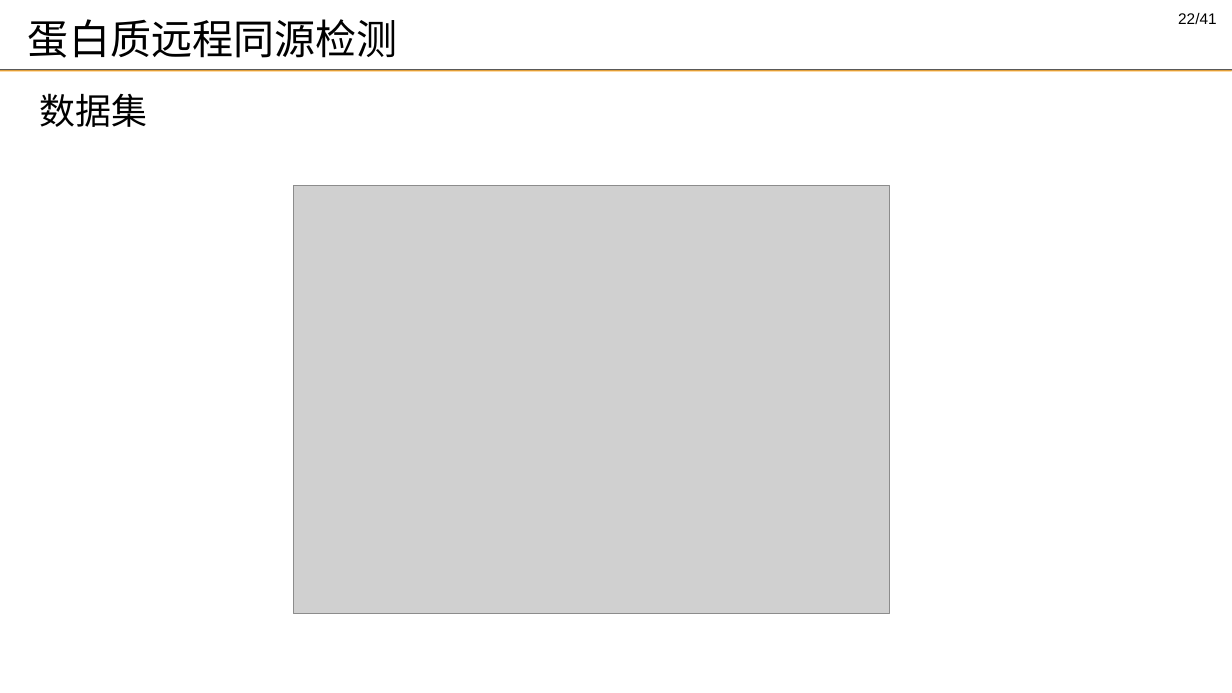
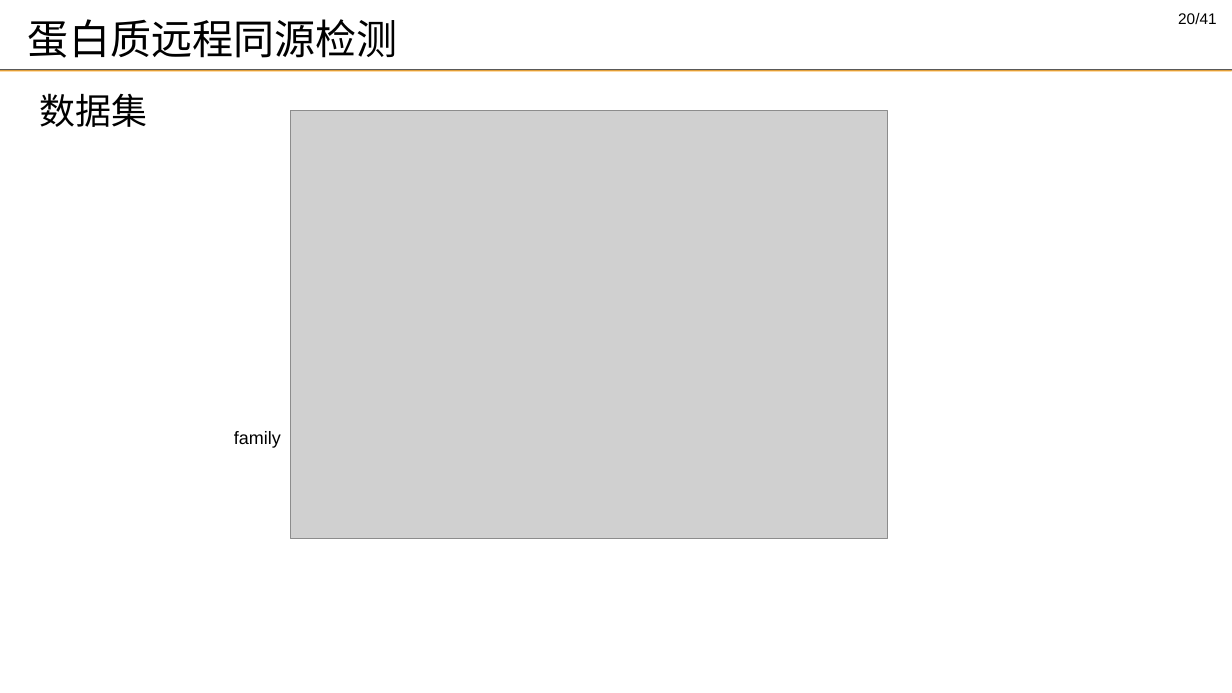
Before and after one commit to DMRookie/finaldesign, a slide deck: slide 20 of 答辩_谢思发_2.pptx (slide 22 before the commit). Drawn at 1232x693 pixels with LibreOffice and Linux fonts; fonts in the diff are those of the drawing; grey boxes stand for pictures; background and template pictures are left out. Boxes give left, top, right and bottom in pixels: in the first picture for what was removed or moved away, otherwise in the second. Text is boxed around its words. In the diff, an @@ line names an element or a change of style, - is before the commit and + after.

```diff
--- a/答辩_谢思发_2.pptx
+++ b/答辩_谢思发_2.pptx
@@ page number at [1178,13,1216,24]: text changed @@
-22/41
+20/41
@@ picture: place and size @@
-picture at [293,186,890,615]
+picture at [291,111,888,540]
@@ text added at [234,431,281,448], 14 pt, text #000000 @@
+family
```
Also in this commit, not shown: 4 other slides changed, 4 slides removed.
